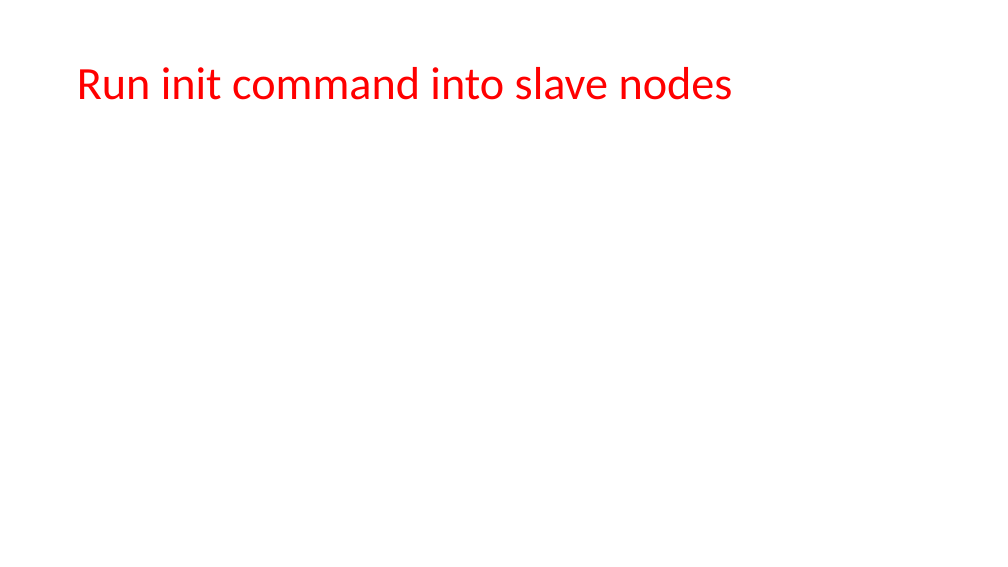
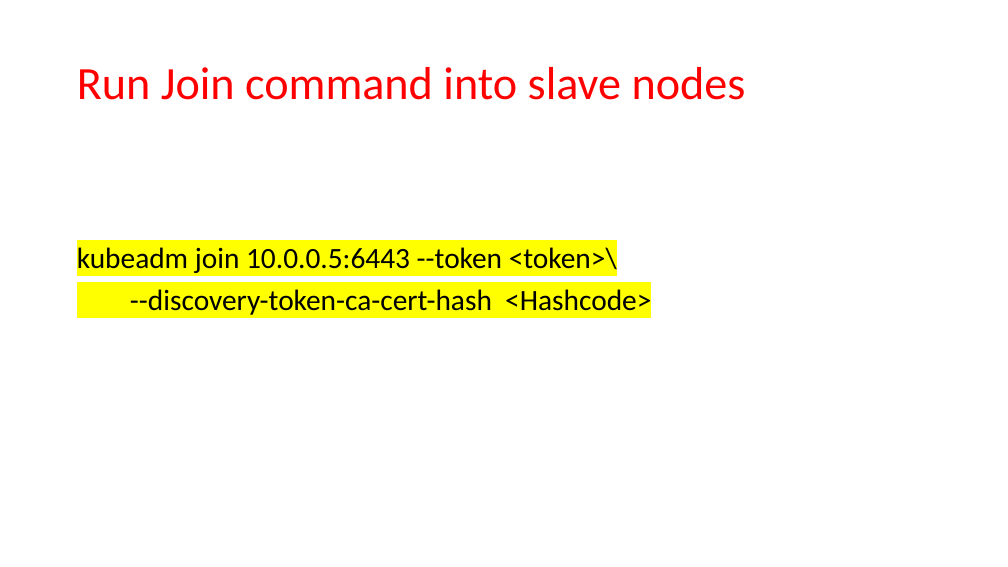
Before and after one commit to JanbaskDevops/Batch1, a slide deck: slide 31 of MyLearnings/Kubernetes/PPT's/Kuberntes architecture and Installation.pptx. Drawn at 1008x567 pixels with LibreOffice and Linux fonts; fonts in the diff are those of the drawing. Boxes give left, top, right and bottom in pixels: in the first picture for what was removed or moved away, otherwise in the second. Text is boxed around its words. In the diff, an @@ line names an element or a change of style, - is before the commit and + after.

```diff
--- a/MyLearnings/Kubernetes/PPT's/Kuberntes architecture and Installation.pptx
+++ b/MyLearnings/Kubernetes/PPT's/Kuberntes architecture and Installation.pptx
@@ title at bbox=[77, 67, 746, 100]: text changed @@
-Run init command into slave nodes
+Run Join command into slave nodes
@@ text added at bbox=[77, 247, 651, 315], 28 pt, text #000000 @@
+kubeadm join 10.0.0.5:6443 --token <token>\
+--discovery-token-ca-cert-hash <Hashcode>
```
Also in this commit, not shown: 3 other slides changed, 30 other files.
